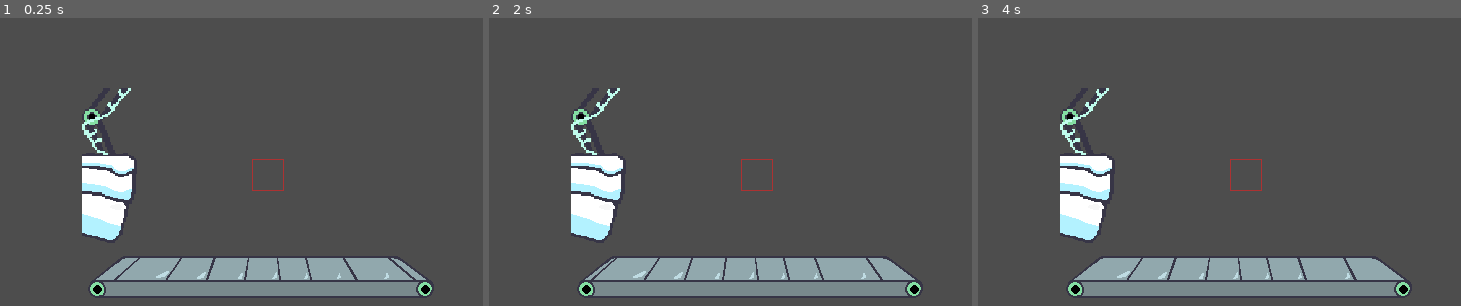
Above: before the commit, frames 1-3 (left to right).
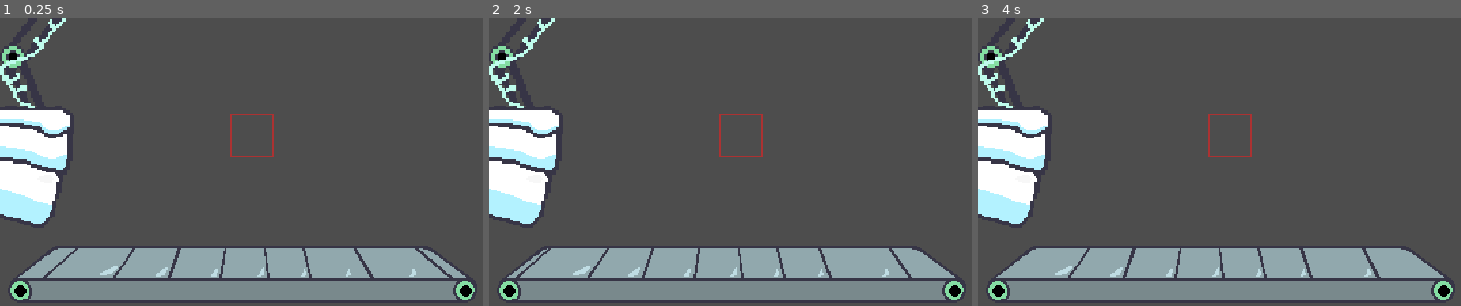
Above: after the commit, the same moments.

Repository: vincentcmartinez/holdit
Game: Godot game, scene res://src/game container/world.tscn
Same seed, same stepped clock (60 frames per second), same inputs: the game is played once before the commit and once after it. This scene is started directly instead of the project's main scene. The engine's default icon, where the game draws it, is replaced by a stand-in: a white triangle on a blue panel in a dark square.
Inputs:
- Up to frame 1 (0.25 s): no input
- Up to frame 2 (2 s): tap Enter at 1.25 s
- Up to frame 3 (4 s): tap Space at 2.75 s

The runs differ from the first frame. In frame 1, 17% of the frame differs, in the area x 0-99%, y 0-98%; in frame 2, 17%; in frame 3, 17%.
Error in both runs: Cannot call method 'add_child' on a null value. (res://src/toys/toy_spawner.gd:14)

Commit message:
Scale conveyor belt to fit full screen

Diff:
--- a/hold-it!/src/conveyor/conveyor_belt.tscn
+++ b/hold-it!/src/conveyor/conveyor_belt.tscn
@@ -4,10 +4,25 @@
 [ext_resource type="Script" path="res://src/conveyor/conveyor_belt.gd" id="1_cv484"]
 
 [sub_resource type="RectangleShape2D" id="RectangleShape2D_psv0d"]
-size = Vector2(343, 28)
+size = Vector2(455.5, 35)
 
 [sub_resource type="RectangleShape2D" id="RectangleShape2D_fijah"]
-size = Vector2(343, 21.25)
+size = Vector2(455.5, 21.25)
+
+[sub_resource type="Animation" id="Animation_3f51g"]
+length = 0.001
+tracks/0/type = "value"
+tracks/0/imported = false
+tracks/0/enabled = true
+tracks/0/path = NodePath("Sprite2D:frame")
+tracks/0/interp = 1
+tracks/0/loop_wrap = true
+tracks/0/keys = {
+"times": PackedFloat32Array(0),
+"transitions": PackedFloat32Array(1),
+"update": 1,
+"values": [0]
+}
 
 [sub_resource type="Animation" id="Animation_2vc7r"]
 resource_name = "move"
@@ -26,21 +41,6 @@
 "values": [0, 1, 2]
 }
 
-[sub_resource type="Animation" id="Animation_3f51g"]
-length = 0.001
-tracks/0/type = "value"
-tracks/0/imported = false
-tracks/0/enabled = true
-tracks/0/path = NodePath("Sprite2D:frame")
-tracks/0/interp = 1
-tracks/0/loop_wrap = true
-tracks/0/keys = {
-"times": PackedFloat32Array(0),
-"transitions": PackedFloat32Array(1),
-"update": 1,
-"values": [0]
-}
-
 [sub_resource type="AnimationLibrary" id="AnimationLibrary_yq4g0"]
 _data = {
 "RESET": SubResource("Animation_3f51g"),
@@ -53,18 +53,19 @@
 
 [node name="Sprite2D" type="Sprite2D" parent="."]
 texture_filter = 1
+scale = Vector2(1.35764, 1.35764)
 texture = ExtResource("1_8lmab")
 hframes = 3
 
 [node name="CollisionShape2D" type="CollisionShape2D" parent="."]
-position = Vector2(-79.5, 53)
+position = Vector2(-104.75, 67.5)
 shape = SubResource("RectangleShape2D_psv0d")
 
 [node name="ConveyorDetector" type="Area2D" parent="."]
 collision_mask = 2
 
 [node name="CollisionShape2D" type="CollisionShape2D" parent="ConveyorDetector"]
-position = Vector2(-80.5, 29.625)
+position = Vector2(-104.75, 39)
 shape = SubResource("RectangleShape2D_fijah")
 debug_color = Color(0.825627, 0.324785, 0.594709, 0.42)
 
--- a/hold-it!/src/game container/world.tscn
+++ b/hold-it!/src/game container/world.tscn
@@ -8,7 +8,7 @@
 script = ExtResource("1_ogvad")
 
 [node name="ConveyorBelt" parent="." instance=ExtResource("2_4m722")]
-position = Vector2(338, 214)
+position = Vector2(347, 195)
 
 [node name="ToySpawner" parent="." instance=ExtResource("2_m53fk")]
 position = Vector2(32, 213)
